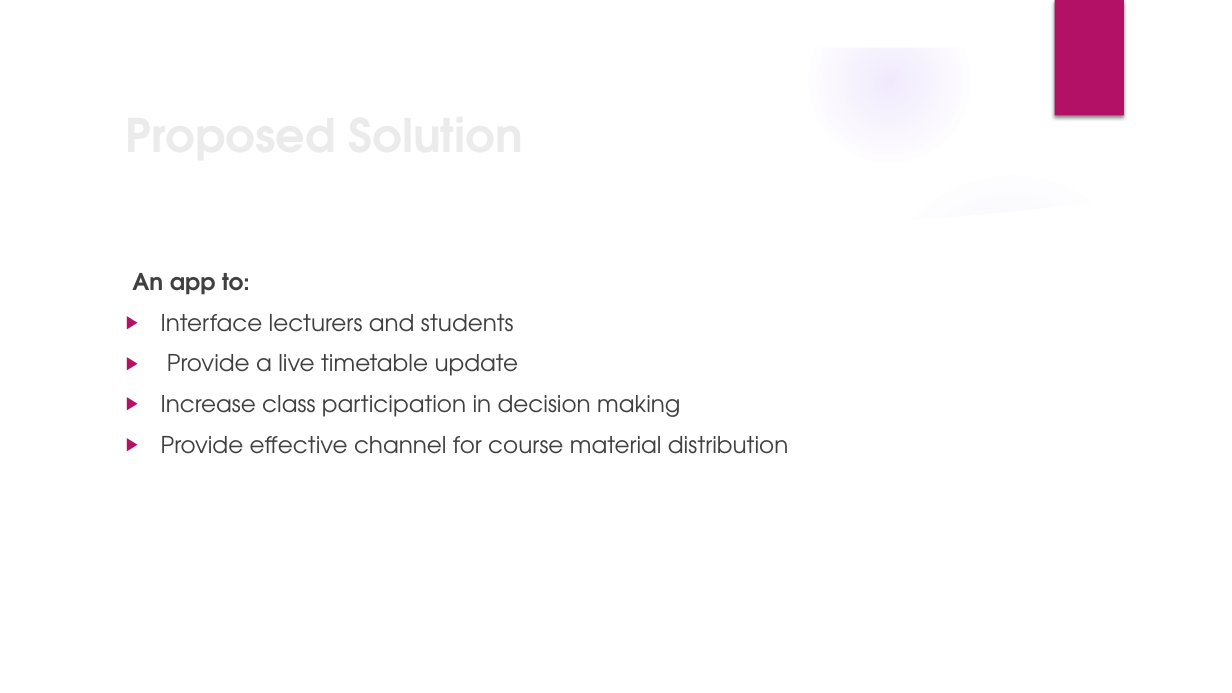
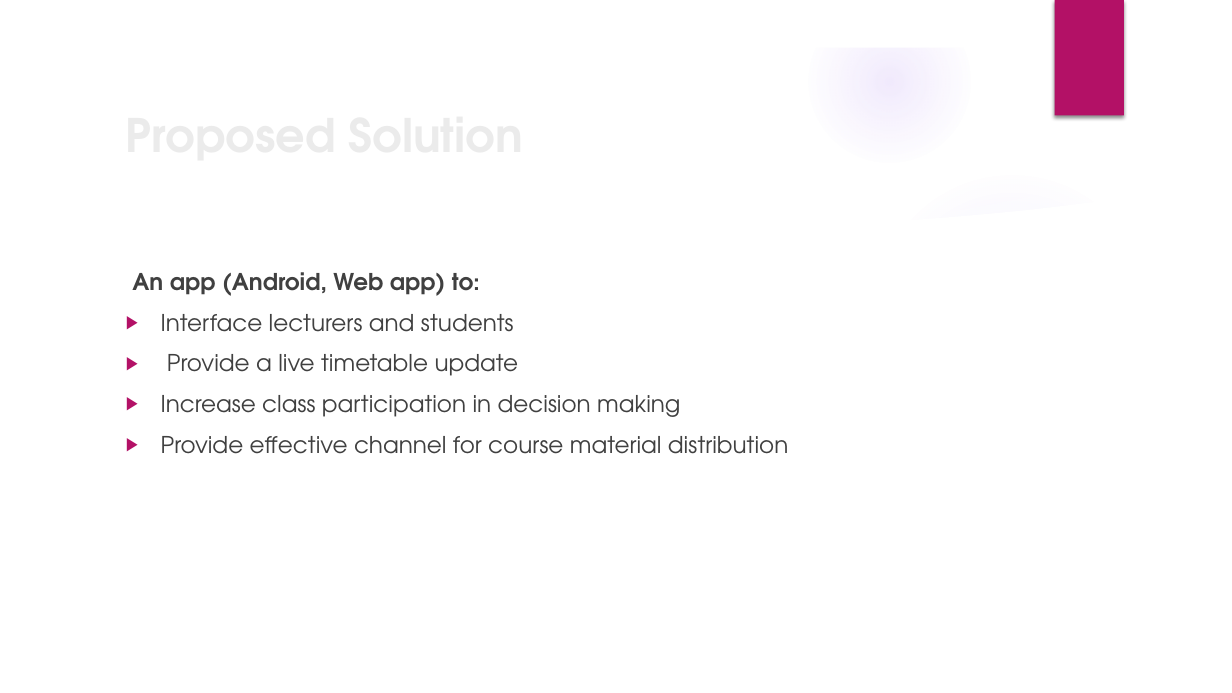
Before and after one commit to ks-manu/Mannschaft_KNUST, a slide deck: slide 6 of MannschaftPresentation.pptx. Drawn at 1232x693 pixels with LibreOffice and Linux fonts; fonts in the diff are those of the drawing; background and template pictures are left out. Boxes give left, top, right and bottom in pixels: in the first picture for what was removed or moved away, otherwise in the second. Text is boxed around its words. In the diff, an @@ line names an element or a change of style, - is before the commit and + after.

```diff
--- a/MannschaftPresentation.pptx
+++ b/MannschaftPresentation.pptx
@@ text at (x1=132, y1=272, x2=480, y2=296): text changed @@
-An app to:
+An app (Android, Web app) to:
```
Also in this commit, not shown: 4 other slides changed, 3 slides added, 1 slide removed.
